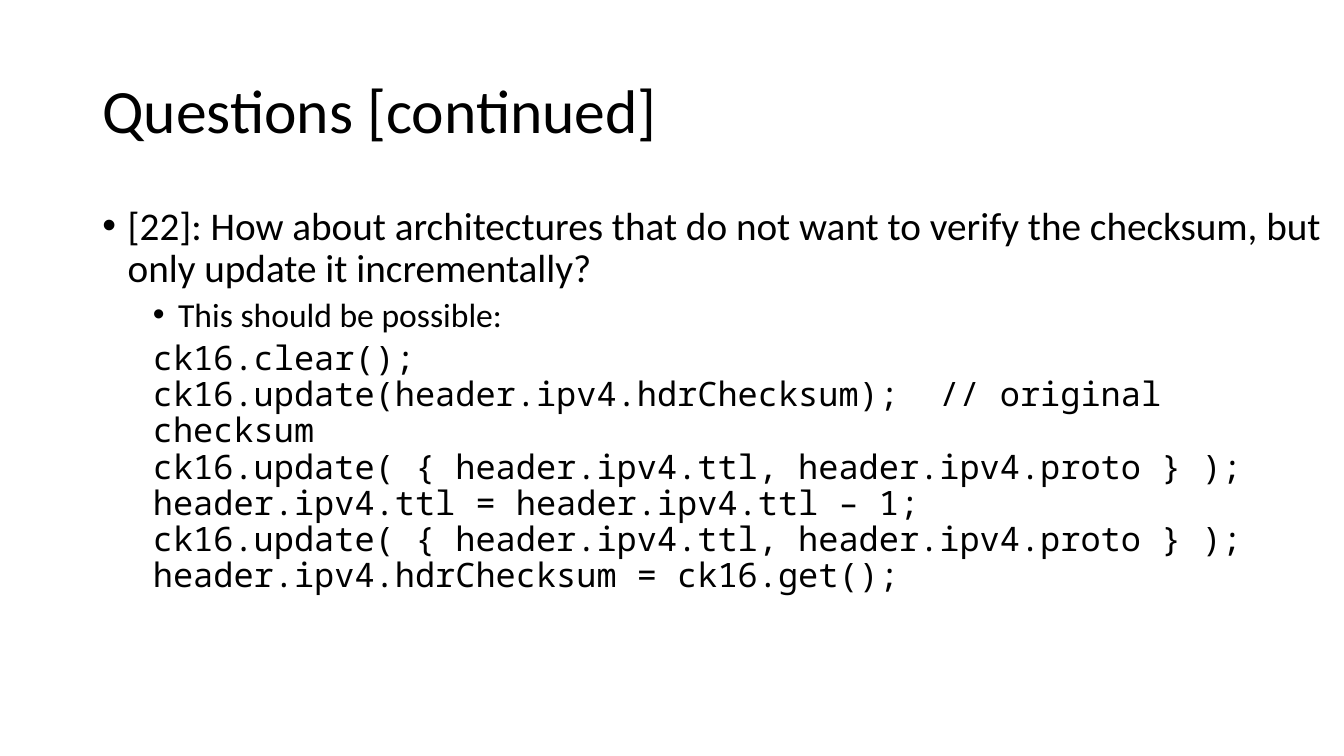
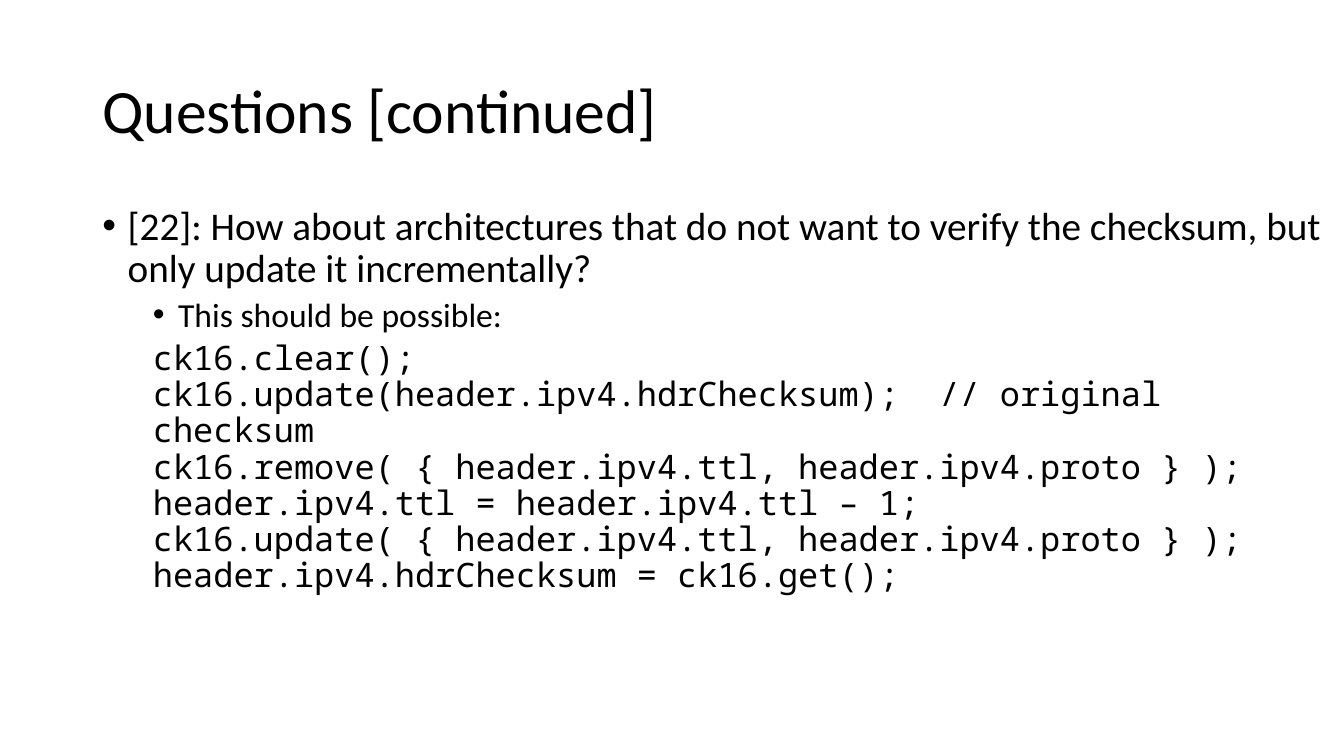
Before and after one commit to p4lang/p4-spec, a slide deck: slide 14 of v1.2/spec/v12-discussion.pptx. Drawn at 1344x756 pixels with LibreOffice and Linux fonts; fonts in the diff are those of the drawing. Boxes give left, top, right and bottom in pixels: in the first picture for what was removed or moved away, otherwise in the second. Text is boxed around its words. In the diff, an @@ line names an element or a change of style, - is before the commit and + after.

```diff
--- a/v1.2/spec/v12-discussion.pptx
+++ b/v1.2/spec/v12-discussion.pptx
@@ text at bbox=[153, 344, 1161, 596]: text changed @@
-  ck16.clear();
-  ck16.update(header.ipv4.hdrChecksum); // original checksum
-  ck16.update( { header.ipv4.ttl, header.ipv4.proto } );
-  header.ipv4.ttl = header.ipv4.ttl – 1;
-  ck16.update( { header.ipv4.ttl, header.ipv4.proto } );
-  header.ipv4.hdrChecksum = ck16.get();
+  ck16.clear();
+  ck16.update(header.ipv4.hdrChecksum); // original checksum
+  ck16.remove( { header.ipv4.ttl, header.ipv4.proto } );
+  header.ipv4.ttl = header.ipv4.ttl – 1;
+  ck16.update( { header.ipv4.ttl, header.ipv4.proto } );
+  header.ipv4.hdrChecksum = ck16.get();
```
Also in this commit, not shown: 6 other slides changed, 2 other files.
